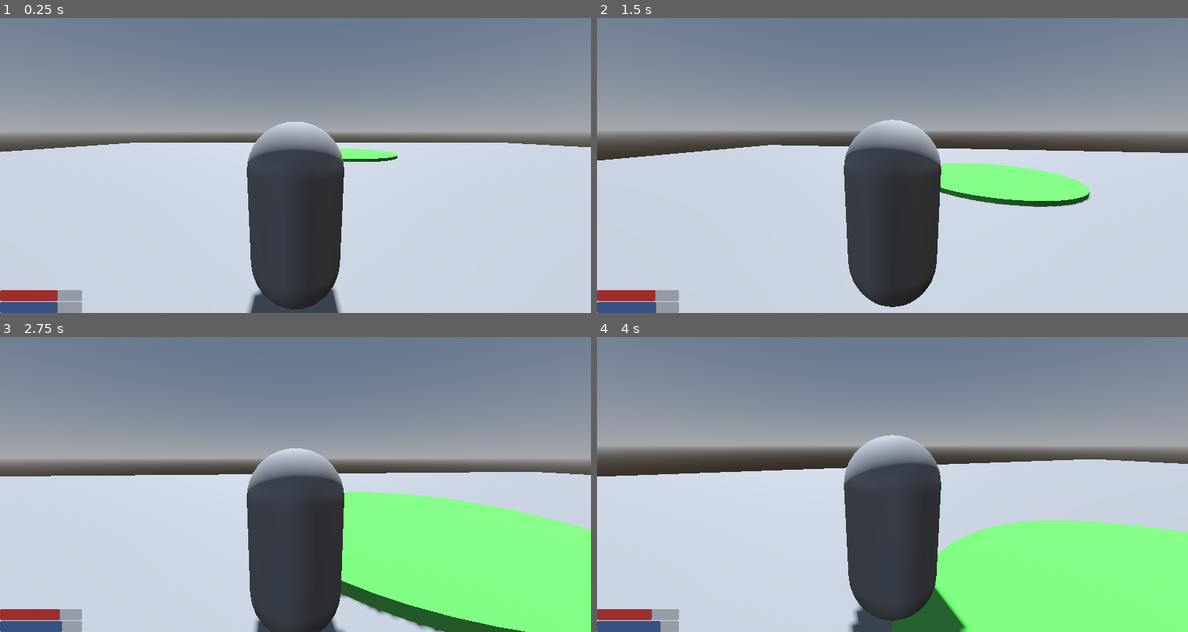
Above: before the commit, frames 1-4 (two rows, left to right).
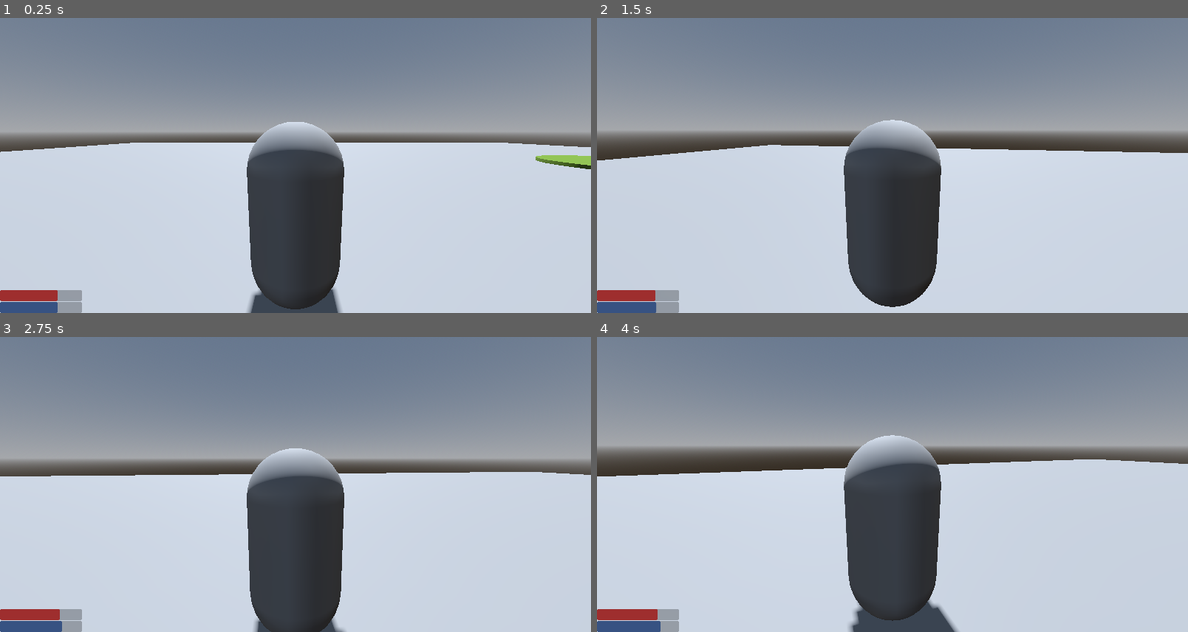
Above: after the commit, the same moments.

Repository: userext122021/godot_rpg_project
Game: Godot game, scene res://main.tscn
Same seed, same stepped clock (60 frames per second), same inputs: the game is played once before the commit and once after it.
Inputs (mouse positions are in pixels of both pictures, inside the frame that each line leads up to):
- Up to frame 1 (0.25 s): no input
- Up to frame 2 (1.5 s): tap Enter at 0.5 s; move the mouse to (922, 165) at 0.52 s; press the mouse at (922, 165) at 0.53 s; hold W (move_forward) from 0.53 s (still down); tap Space (jump) at 0.77 s; move the mouse to (862, 165) at 1.27 s; release the mouse at (862, 165) at 1.28 s; tap E (interact) at 1.35 s
- Up to frame 3 (2.75 s): keep holding W (move_forward); tap Space (jump) at 1.52 s; move the mouse to (307, 478) at 2.02 s; hold Shift (run) from 2.03 s (still down)
- Up to frame 4 (4 s): keep holding W (move_forward); move the mouse to (886, 490) at 2.77 s; release Shift (run) at 2.78 s; click (886, 490) at 2.85 s; tap Space (jump) at 3.02, 3.77 s; move the mouse to (933, 487) at 3.52 s; tap E (interact) at 3.6 s

The runs differ from the first frame. In frame 1, 0.7% of the frame differs, in the area x 57-100%, y 44-52%; in frame 2, 2.9%; in frame 3, 17%, in the area x 57-100%, y 52-100%; in frame 4, 16%.

Commit message:
Улучшил лужу (dangerzone)

Diff:
--- a/core/danger_zone/danger_zone.gd
+++ b/core/danger_zone/danger_zone.gd
@@ -4,25 +4,43 @@
 signal entity_entered(zone_type:String,entity:BaseEntity)
 signal entity_exited(zone_type:String,entity:BaseEntity)
 
-
+var entities=[]
 @export var size:Vector3=Vector3(4,4,4)
 @export var zone_type:String="unknown"
+@export var update_interval:float=3.0
+@export var damage:float=7.0
+var update_timer:float=0
+func _ready() -> void:
+	pass
 
-func _ready() -> void:
-	update()
+func apply_effect(body:Node3D):
+	print("DEBUG: poisoning ",body)
+	pass
 
-func update():
-	var c:CylinderShape3D=$CollisionShape3D.shape
-	c.radius=max(size.x,size.z)
+func _process(delta: float) -> void:
+	update_timer-=delta
+	if update_timer<=0:
+		update_timer=update_interval
+		if entities.is_empty():
+			return
+		for e in entities:
+			apply_effect(e)
 
 
 func _on_body_entered(body: Node3D) -> void:
 	if body.has_node("StatsControl"):
+		if not entities.has(body):
+			entities.append(body)
 		entity_entered.emit(zone_type,body)
 	pass # Replace with function body.
 
 
 func _on_body_exited(body: Node3D) -> void:
 	if body.has_node("StatsControl"):
+		if entities.has(body):
+			for i in range(entities.size()):
+				if entities[i]==body:
+					entities.remove_at(i)
+
 		entity_exited.emit(zone_type,body)
 	pass # Replace with function body.
--- a/examples/example_scene/example_scene.tscn
+++ b/examples/example_scene/example_scene.tscn
@@ -13,8 +13,7 @@
 [ext_resource type="PackedScene" uid="uid://dixyvmip4sn7o" path="res://debug/debug_enemy.tscn" id="10_wvpry"]
 [ext_resource type="PackedScene" uid="uid://djphclfgekh58" path="res://examples/example_scene/example_player.tscn" id="11_kwhvy"]
 [ext_resource type="Script" uid="uid://cfm5bwss6j1sn" path="res://core/pickable/pickable_data.gd" id="11_wvpry"]
-[ext_resource type="Script" uid="uid://b6t64k0fhud4y" path="res://examples/example_scene/toxic_puddle.gd" id="14_eucu4"]
-[ext_resource type="PackedScene" uid="uid://1jvn5h23ufor" path="res://core/danger_zone/danger_zone.tscn" id="15_uyenh"]
+[ext_resource type="PackedScene" uid="uid://craqvbueh1ynv" path="res://examples/example_scene/toxic_puddle.tscn" id="14_uyenh"]
 
 [sub_resource type="ProceduralSkyMaterial" id="ProceduralSkyMaterial_wh25s"]
 
@@ -64,15 +63,6 @@
 interactable_name = "workbench"
 interactable_category = "workbench"
 metadata/_custom_type_script = "uid://d02ghumma662r"
-
-[sub_resource type="StandardMaterial3D" id="StandardMaterial3D_8hg7t"]
-albedo_color = Color(0.3647059, 0.8235294, 0.32941177, 1)
-
-[sub_resource type="CylinderMesh" id="CylinderMesh_bkfou"]
-material = SubResource("StandardMaterial3D_8hg7t")
-top_radius = 4.0
-bottom_radius = 4.0
-height = 0.2
 
 [node name="ExampleScene" type="Node3D"]
 script = ExtResource("1_n2gaa")
@@ -126,22 +116,9 @@
 scene = ExtResource("10_wvpry")
 probability = 0.5
 
-[node name="ToxicPuddle" type="MeshInstance3D" parent="."]
-transform = Transform3D(1, 0, 0, 0, 1, 0, 0, 0, 1, 0, 0, -14)
-script = ExtResource("14_eucu4")
-
-[node name="DangerZone" parent="ToxicPuddle" instance=ExtResource("15_uyenh")]
-
-[node name="MeshInstance3D" type="MeshInstance3D" parent="ToxicPuddle"]
-transform = Transform3D(1, 0, 0, 0, 1, 0, 0, 0, 1, 0, 0.1, 0)
-mesh = SubResource("CylinderMesh_bkfou")
-
-[node name="Timer" type="Timer" parent="ToxicPuddle"]
-autostart = true
+[node name="ToxicPuddle" parent="." instance=ExtResource("14_uyenh")]
+transform = Transform3D(1, 0, 0, 0, 1, 0, 0, 0, 1, 15, 0, -8)
 
 [connection signal="item_used" from="ExamplePlayer/Inventory" to="ExamplePlayer" method="_on_inventory_item_used"]
-[connection signal="entity_entered" from="ToxicPuddle/DangerZone" to="ToxicPuddle" method="_on_danger_zone_entity_entered"]
-[connection signal="entity_exited" from="ToxicPuddle/DangerZone" to="ToxicPuddle" method="_on_danger_zone_entity_exited"]
-[connection signal="timeout" from="ToxicPuddle/Timer" to="ToxicPuddle" method="_on_timer_timeout"]
 
 [editable path="ExamplePlayer"]
--- a/examples/example_scene/toxic_puddle.gd
+++ b/examples/example_scene/toxic_puddle.gd
@@ -1,24 +1,7 @@
-extends MeshInstance3D
+extends DangerZone
+class_name ToxicPuddle
 
-@export var damage:float=7.0
-var entities=[]
-
-func _on_danger_zone_entity_entered(zone_type: String, entity: BaseEntity) -> void:
-	entities.push_back(entity)
-	pass # Replace with function body.
-
-
-func _on_danger_zone_entity_exited(zone_type: String, entity: BaseEntity) -> void:
-	if entities.has(entity):
-		for i in range(entities.size()):
-			if entities[i]==entity:
-				entities.remove_at(i)
-				return
-	pass # Replace with function body.
-
-
-func _on_timer_timeout() -> void:
-	for e in entities:
-		if e.has_method("take_damage"):
-			e.take_damage(damage)
-	pass # Replace with function body.
+func apply_effect(body:Node3D):
+	if body.has_method("take_damage"):
+		body.take_damage(damage)
+	print("TOXIC PUDDLE: apply on ",body)
--- /dev/null
+++ b/examples/example_scene/toxic_puddle.tscn
@@ -0,0 +1,20 @@
+[gd_scene load_steps=5 format=3 uid="uid://craqvbueh1ynv"]
+
+[ext_resource type="PackedScene" uid="uid://1jvn5h23ufor" path="res://core/danger_zone/danger_zone.tscn" id="1_6f2wi"]
+[ext_resource type="Script" uid="uid://c3bwvqqgsk8dg" path="res://examples/example_scene/toxic_puddle.gd" id="2_rl10o"]
+
+[sub_resource type="StandardMaterial3D" id="StandardMaterial3D_6f2wi"]
+albedo_color = Color(0.39040503, 0.51, 0.16829999, 1)
+
+[sub_resource type="CylinderMesh" id="CylinderMesh_rl10o"]
+material = SubResource("StandardMaterial3D_6f2wi")
+top_radius = 4.0
+bottom_radius = 4.0
+height = 0.2
+
+[node name="ToxicPuddle" instance=ExtResource("1_6f2wi")]
+script = ExtResource("2_rl10o")
+
+[node name="MeshInstance3D" type="MeshInstance3D" parent="." index="1"]
+transform = Transform3D(1, 0, 0, 0, 1, 0, 0, 0, 1, 0, 0.1, 0)
+mesh = SubResource("CylinderMesh_rl10o")
Not shown: 1 places in examples/example_scene/example_scene.tscn that only renumber resources
Not shown, changed: examples/example_scene/toxic_puddle.gd.uid
